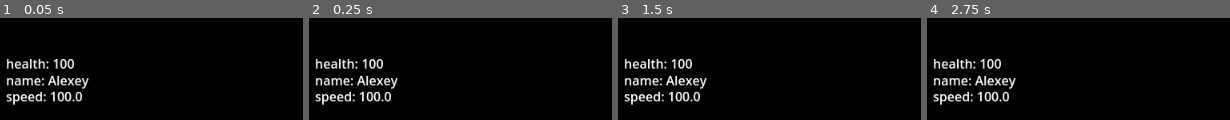
Above: before the commit, frames 1-4 (left to right).
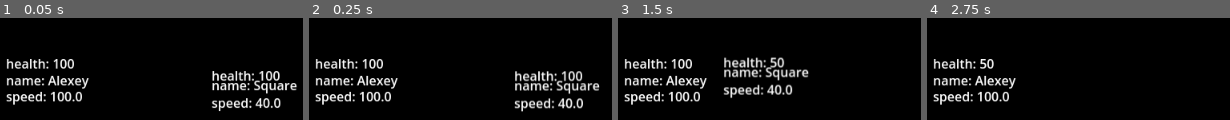
Above: after the commit, the same moments.

Repository: xxxxx-community/TheAihopGG-godot-wild-jam-80
Game: Godot game, scene res://scenes/objects/world/world.tscn
Two runs of this game, one before a commit and one after it. Both use one fixed random seed, a clock stepped at 60 frames per second and the inputs below.
Inputs (mouse positions are in pixels of both pictures, inside the frame that each line leads up to):
- Up to frame 1 (0.05 s): no input
- Up to frame 2 (0.25 s): no input
- Up to frame 3 (1.5 s): move the mouse to (814, 94) at 0.52 s; hold D (move_right) 0.53-1.28 s; click (814, 94) at 0.6 s; move the mouse to (outside the picture) at 1.27 s; hold Down (move_down) from 1.28 s (still down); tap 1 (select_weapon_1) at 1.35 s
- Up to frame 4 (2.75 s): click (outside the picture) at 1.55 s; move the mouse to (outside the picture) at 2.02 s; release Down (move_down) at 2.03 s; hold D (move_right) from 2.03 s (still down); tap 2 (select_weapon_2) at 2.1 s; click (outside the picture) at 2.3 s

The runs differ from the first frame. In frame 1, 4.2% of the frame differs, in the area x 69-99%, y 51-92%; in frame 2, 4.5%; in frame 3, 4.6%, in the area x 34-64%, y 38-79%; in frame 4, 0.3%.

Commit message:
feat: square enemy

Diff:
--- /dev/null
+++ b/scenes/characters/enemies/square_enemy/square_enemy.gd
@@ -0,0 +1,17 @@
+extends Enemy
+
+@export var shoot_duration: float = 5
+
+@onready var shoot_timer: Timer = get_node("%ShootTimer")
+@onready var square_enemy_weapon: Weapon = get_node("%SquareEnemyWeapon")
+
+func _ready():
+	super._ready()
+	shoot_timer.start(shoot_duration)
+
+func _process(delta):
+	move_direction = (default_target.global_position - global_position).normalized()
+	super._process(delta)
+
+func _on_shoot_timer_timeout() -> void:
+	square_enemy_weapon._shoot(default_target.global_position, ["player"])
--- /dev/null
+++ b/scenes/characters/enemies/square_enemy/square_enemy.tscn
@@ -0,0 +1,31 @@
+[gd_scene load_steps=5 format=3 uid="uid://bwulfswkp185v"]
+
+[ext_resource type="PackedScene" uid="uid://dxspf3653vgjx" path="res://scenes/characters/enemies/enemy/enemy.tscn" id="1_7b5ba"]
+[ext_resource type="Script" uid="uid://bgdufvineu8xt" path="res://scenes/characters/enemies/square_enemy/square_enemy.gd" id="2_ke3jm"]
+[ext_resource type="PackedScene" uid="uid://cmrlwjtvnu1ep" path="res://scenes/objects/weapons/square_enemy_weapon/square_enemy_weapon.tscn" id="3_0shrc"]
+
+[sub_resource type="RectangleShape2D" id="RectangleShape2D_qlr2w"]
+size = Vector2(29, 29)
+
+[node name="SquareEnemy" instance=ExtResource("1_7b5ba")]
+script = ExtResource("2_ke3jm")
+shoot_duration = 5.0
+collide_damage = 15
+character_name = "Square"
+speed = 40.0
+health = 100
+max_health = 100
+
+[node name="CollisionShape2D" parent="." index="1"]
+shape = SubResource("RectangleShape2D_qlr2w")
+
+[node name="ShootTimer" type="Timer" parent="Timers" index="1"]
+unique_name_in_owner = true
+
+[node name="Weapons" type="Node" parent="." index="7"]
+
+[node name="SquareEnemyWeapon" parent="Weapons" index="0" node_paths=PackedStringArray("parent") instance=ExtResource("3_0shrc")]
+unique_name_in_owner = true
+parent = NodePath("../..")
+
+[connection signal="timeout" from="Timers/ShootTimer" to="." method="_on_shoot_timer_timeout"]
--- /dev/null
+++ b/scenes/objects/bullets/square_enemy_bullet/square_enemy_bullet.tscn
@@ -0,0 +1,11 @@
+[gd_scene load_steps=3 format=3 uid="uid://6byno0c33i7s"]
+
+[ext_resource type="PackedScene" uid="uid://cxecsqpalmkf4" path="res://scenes/objects/bullets/bullet/bullet.tscn" id="1_2mu6v"]
+
+[sub_resource type="CircleShape2D" id="CircleShape2D_2mu6v"]
+
+[node name="SquareEnemyBullet" instance=ExtResource("1_2mu6v")]
+damage = 20
+
+[node name="CollisionShape2D" parent="AttackArea" index="0"]
+shape = SubResource("CircleShape2D_2mu6v")
--- /dev/null
+++ b/scenes/objects/weapons/square_enemy_weapon/square_enemy_weapon.tscn
@@ -0,0 +1,5 @@
+[gd_scene load_steps=2 format=3 uid="uid://cmrlwjtvnu1ep"]
+
+[ext_resource type="PackedScene" uid="uid://cmf2avpjyp04f" path="res://scenes/objects/weapons/weapon/weapon.tscn" id="1_2gv1s"]
+
+[node name="SquareEnemyWeapon" instance=ExtResource("1_2gv1s")]
--- a/scenes/objects/weapons/weapon/weapon.gd
+++ b/scenes/objects/weapons/weapon/weapon.gd
@@ -12,11 +12,10 @@
 func _ready():
 	assert(bullet)
 
-func _shoot(target_vector: Vector2, target_groups: Array):
-	print(can_shoot)
+func _shoot(target_vector: Vector2, target_groups: Array[String]):
 	if can_shoot:
 		var bullet_instance: Bullet = bullet.instantiate()
-		bullet_instance.target_groups = ["enemy"]
+		bullet_instance.target_groups = target_groups
 		bullet_instance.target_global_position = target_vector
 		bullet_instance.parent = parent
 		add_child(bullet_instance)
--- a/scenes/objects/world/world.tscn
+++ b/scenes/objects/world/world.tscn
@@ -1,8 +1,9 @@
-[gd_scene load_steps=4 format=3 uid="uid://osff4b4kntj4"]
+[gd_scene load_steps=5 format=3 uid="uid://osff4b4kntj4"]
 
 [ext_resource type="Script" uid="uid://8n87xxfrg1wu" path="res://scenes/objects/world/world.gd" id="1_gmxm5"]
 [ext_resource type="PackedScene" uid="uid://5bh1m3ruoeml" path="res://scenes/objects/world_borders/world_borders.tscn" id="3_3kq53"]
 [ext_resource type="PackedScene" uid="uid://dy3tbnu1cbd80" path="res://scenes/characters/player/player.tscn" id="3_neq0c"]
+[ext_resource type="PackedScene" uid="uid://bwulfswkp185v" path="res://scenes/characters/enemies/square_enemy/square_enemy.tscn" id="4_neq0c"]
 
 [node name="World" type="Node2D"]
 script = ExtResource("1_gmxm5")
@@ -15,3 +16,8 @@
 [node name="Characters" type="Node" parent="."]
 
 [node name="Player" parent="Characters" instance=ExtResource("3_neq0c")]
+
+[node name="SquareEnemy" parent="Characters" node_paths=PackedStringArray("default_target") instance=ExtResource("4_neq0c")]
+position = Vector2(239, -9)
+shoot_duration = 2.0
+default_target = NodePath("../Player")
Not shown, added: scenes/characters/enemies/square_enemy/square_enemy.gd.uid
